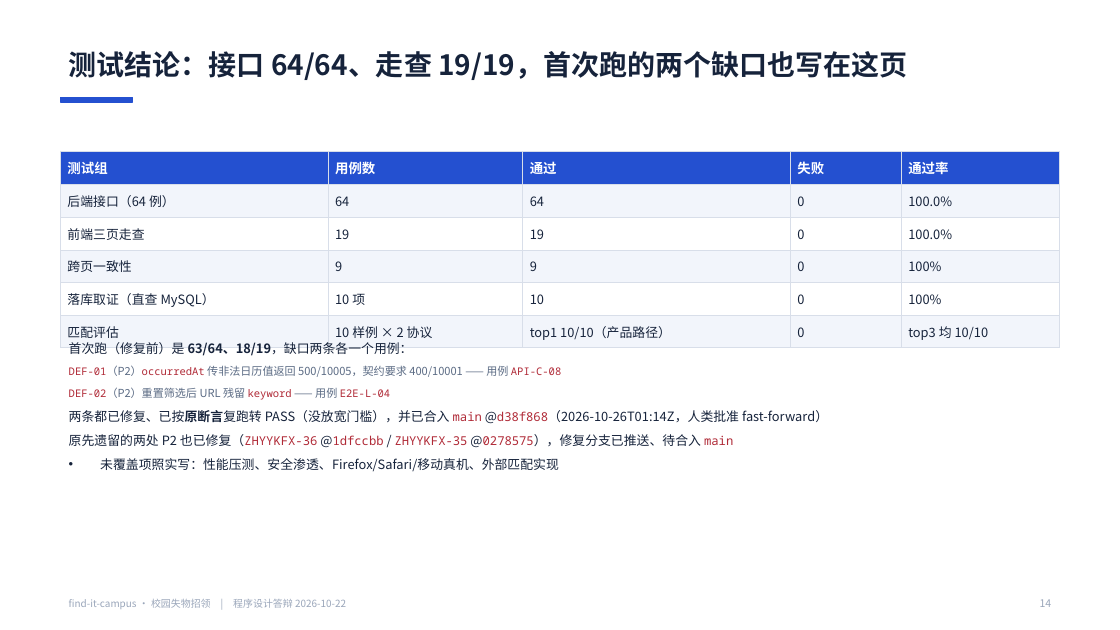
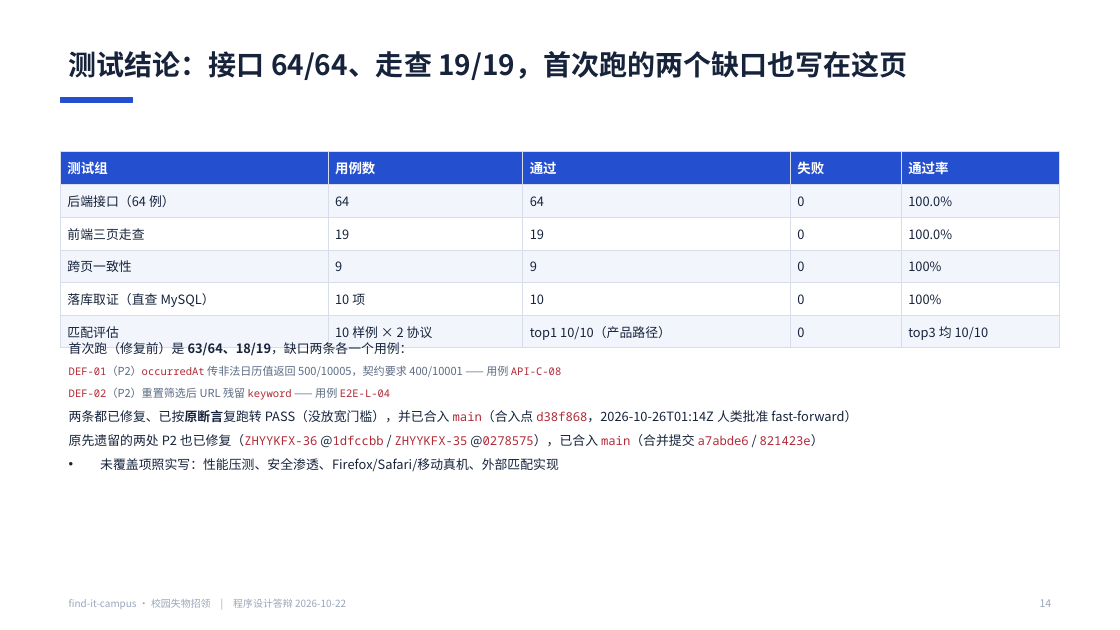
Before and after one commit to BLingKiy/find-it-campus, a slide deck: slide 14 of docs/delivery/6.2-答辩PPT.pptx. Drawn at 1120x630 pixels with LibreOffice and Linux fonts; fonts in the diff are those of the drawing. Boxes give left, top, right and bottom in pixels: in the first picture for what was removed or moved away, otherwise in the second. Text is boxed around its words. In the diff, an @@ line names an element or a change of style, - is before the commit and + after.

Commit message:
docs(6.2): 最终同步 main 已包含 baf9e44，两处 P2 修复已合入并重导 docx / pptx（ZHYYKFX-37）

```diff
--- a/docs/delivery/6.2-答辩PPT.pptx
+++ b/docs/delivery/6.2-答辩PPT.pptx
@@ text at bbox=[69, 410, 857, 446]: text changed @@
-• 两条都已修复、已按原断言复跑转 PASS（没放宽门槛），并已合入 main @d38f868（2026-10-26T01:14Z，人类批准 fast-forward）
-• 原先遗留的两处 P2 也已修复（ZHYYKFX-36 @1dfccbb / ZHYYKFX-35 @0278575），修复分支已推送、待合入 main
+• 两条都已修复、已按原断言复跑转 PASS（没放宽门槛），并已合入 main（合入点 d38f868，2026-10-26T01:14Z 人类批准 fast-forward）
+• 原先遗留的两处 P2 也已修复（ZHYYKFX-36 @1dfccbb / ZHYYKFX-35 @0278575），已合入 main（合并提交 a7abde6 / 821423e）
```
Also in this commit, not shown: 3 other slides changed, 9 other files.
